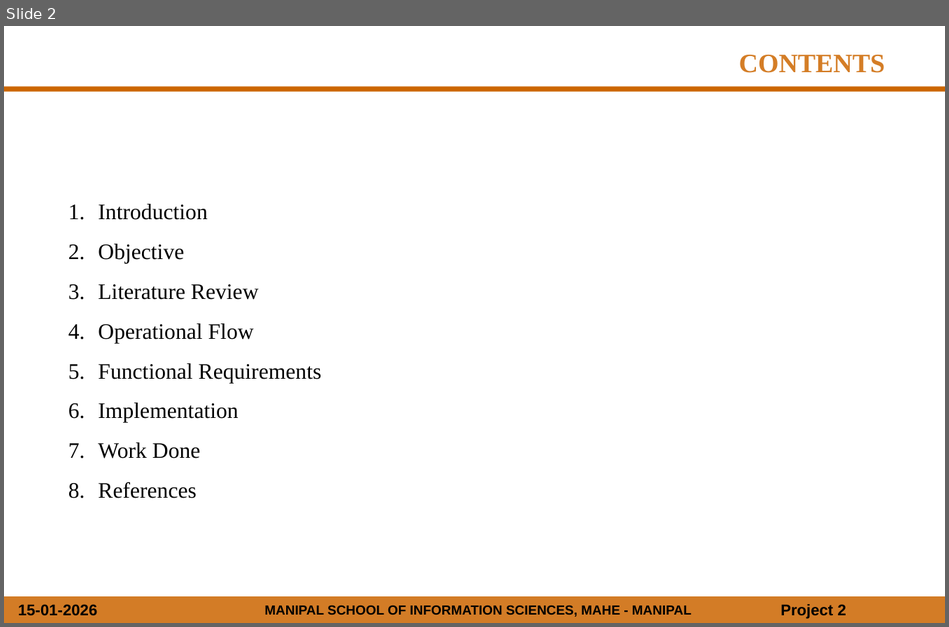
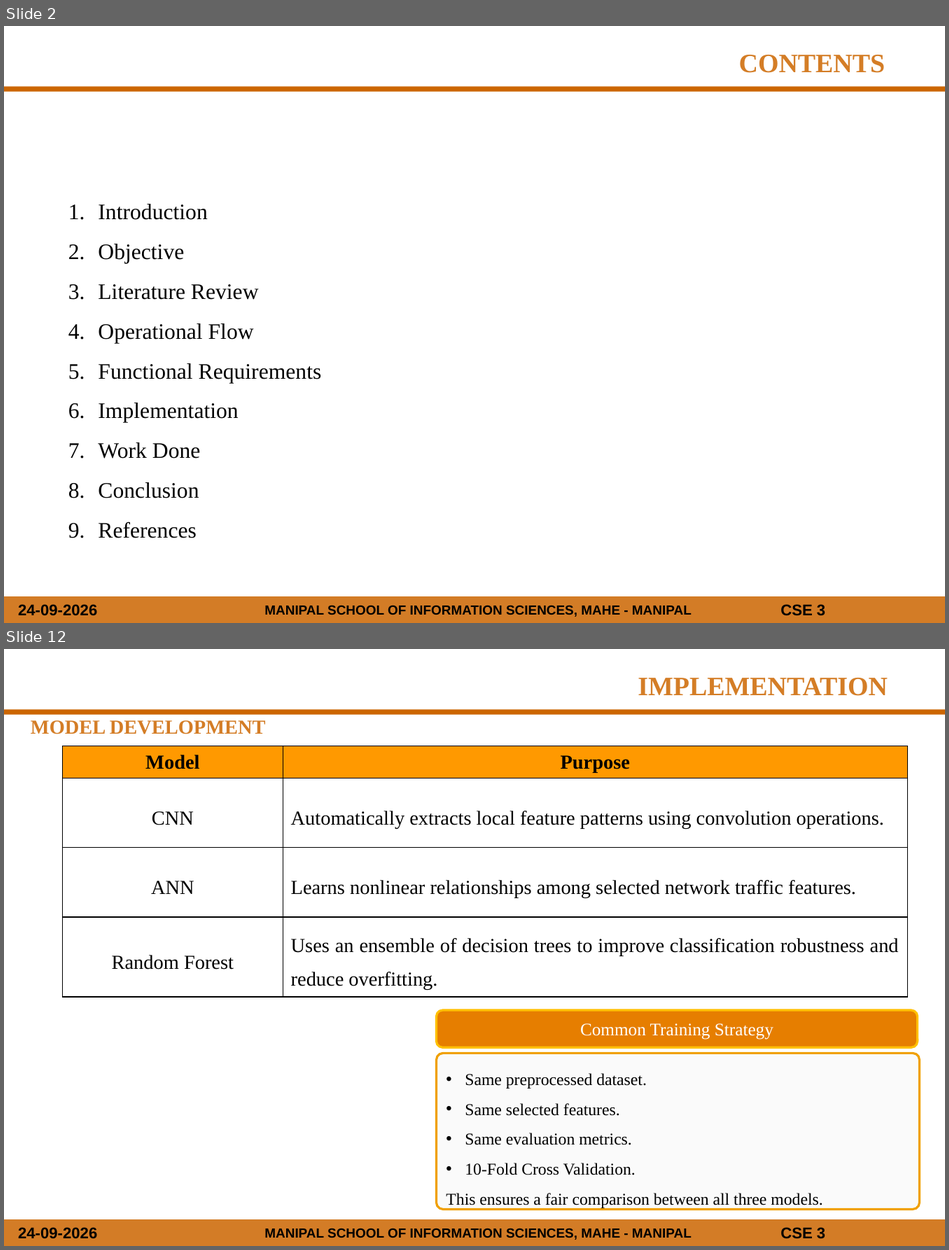
Before and after one commit to NitinKarthik01/AI_IDS, a slide deck: DOCS/Mini_Project_Presentation_Template.pptx. Shown one above the other, each under a label of ours: slide 2 before the commit, slides 2 and 12 after it; the slides between them are not shown. The pictures are 949x627 and 949x1250 pixels, drawn with LibreOffice and Linux fonts; fonts in the diff are those of the drawing; background and template pictures are left out. Boxes give left, top, right and bottom in pixels: in the first picture for what was removed or moved away, otherwise in the second. Text is boxed around its words. In the diff, an @@ line names an element or a change of style, - is before the commit and + after.

```diff
--- a/DOCS/Mini_Project_Presentation_Template.pptx
+++ b/DOCS/Mini_Project_Presentation_Template.pptx
@@ slide 12 added at bbox=[4, 649, 945, 1246], background #FFFFFF; not listed: 5 template elements that a slide beside it also shows @@
@@ text added at bbox=[638, 678, 887, 696], 24 pt, text #D47D26, bold @@
+IMPLEMENTATION
@@ text added at bbox=[31, 720, 266, 734], 18 pt, text #D47D26, bold @@
+MODEL DEVELOPMENT
@@ table added at bbox=[62, 746, 908, 992], 4 rows, 2 columns @@
+Model | Purpose
+CNN | Automatically extracts local feature patterns using convolution operations.
+ANN | Learns nonlinear relationships among selected network traffic features.
+Random Forest | Uses an ensemble of decision trees to improve classification robustness and reduce overfitting.
@@ rounded rectangle added at bbox=[437, 1011, 917, 1048], fill #E67E00, outline #FFC000 2 pt @@
@@ rounded rectangle added at bbox=[454, 1014, 899, 1044], 16 pt, text #FFFFFF @@
+Common Training Strategy
@@ rounded rectangle added at bbox=[437, 1054, 920, 1210], fill #FAFAFA, outline #F0A000 2 pt, 15 pt, text #000000 @@
+• Same preprocessed dataset.
+• Same selected features.
+• Same evaluation metrics.
+• 10-Fold Cross Validation.
+This ensures a fair comparison between all three models.
@@ slide 2 changed as well @@
@@ text at bbox=[98, 482, 199, 498]: paragraph added @@
+8. Conclusion
@@ text at bbox=[18, 604, 97, 616]: text changed @@
-15-01-2026
+24-09-2026
@@ text at bbox=[780, 604, 825, 616]: text changed @@
-Project 2
+CSE 3
```
Also in this commit, not shown: 5 other slides changed, 15 other slides added, 5 slides removed, 1 other file.
